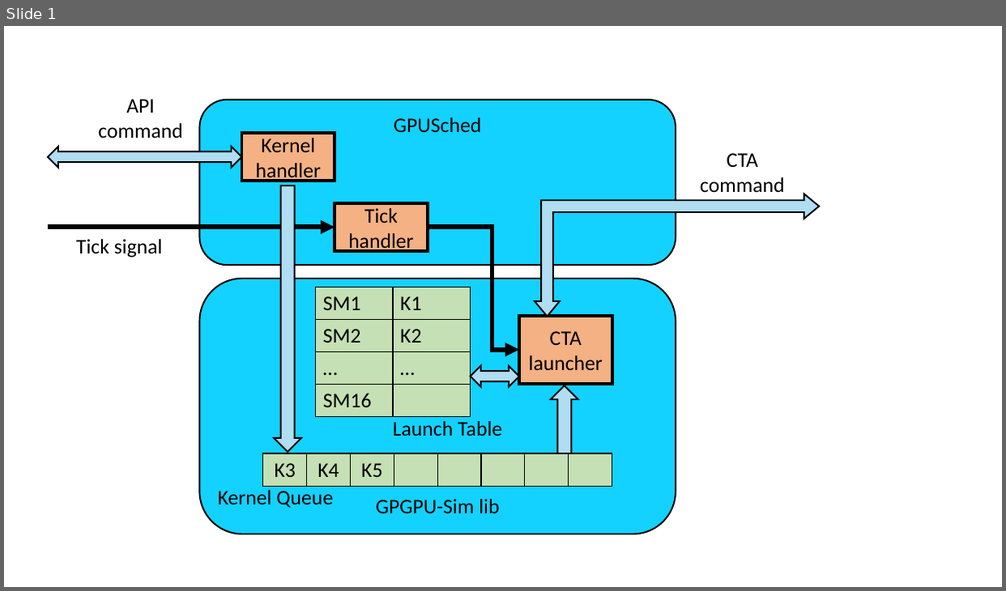
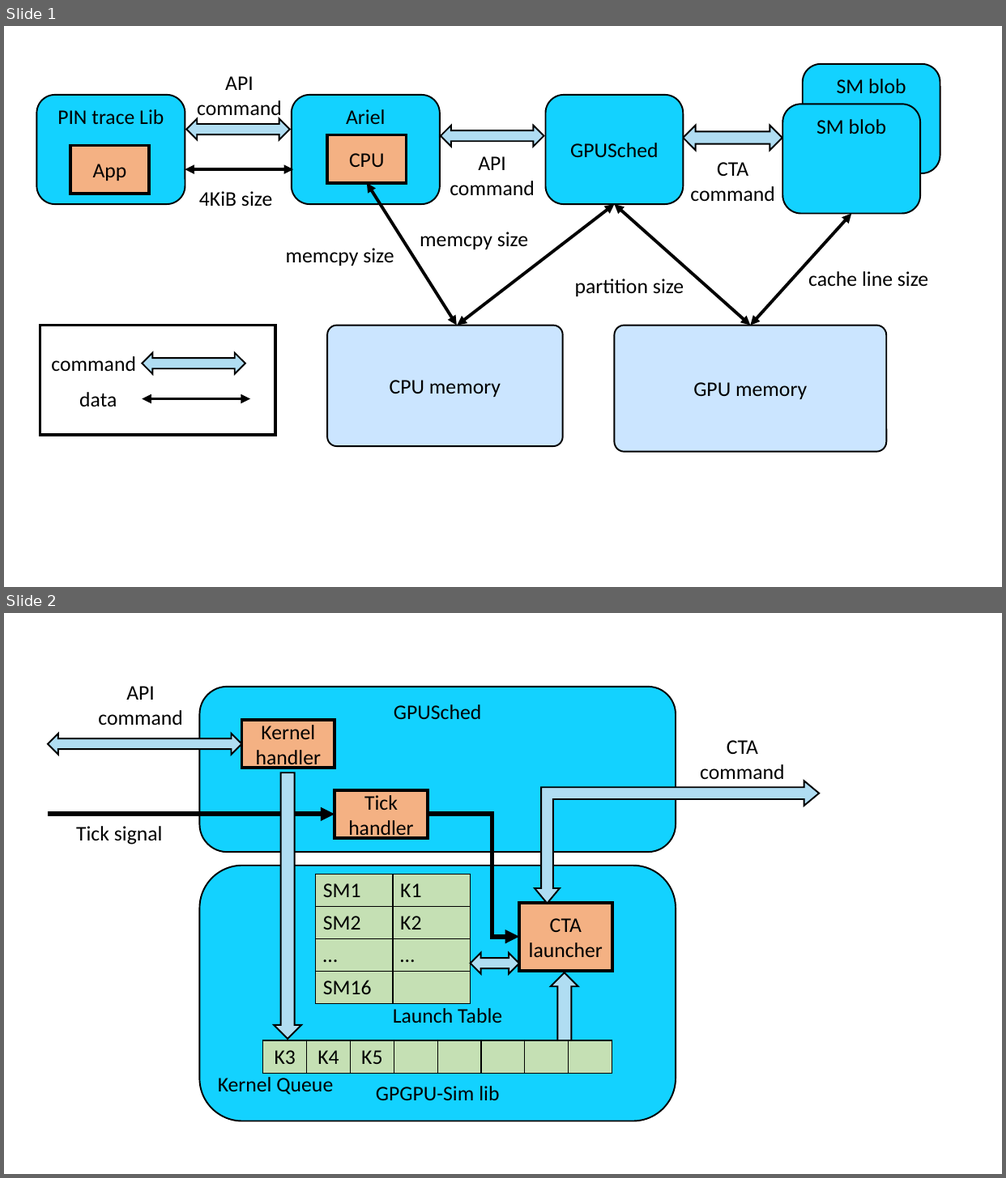
Before and after one commit to yechen3/sandia-tr, a slide deck: figures/scheduler.pptx. Shown one above the other, each under a label of ours: slide 1 before the commit, slides 1 and 2 after it. The pictures are 1006x591 and 1006x1178 pixels, drawn with LibreOffice and Linux fonts; fonts in the diff are those of the drawing. Boxes give left, top, right and bottom in pixels: in the first picture for what was removed or moved away, otherwise in the second. Text is boxed around its words. In the diff, an @@ line names an element or a change of style, - is before the commit and + after.

```diff
--- a/figures/scheduler.pptx
+++ b/figures/scheduler.pptx
@@ slide 1 added at (4,26,1002,587), background #FFFFFF @@
@@ rounded rectangle added at (803,64,940,173), fill #13D2FF, outline #000000 1.5 pt, 20 pt, text #000000 @@
+SM blob
@@ rounded rectangle added at (37,95,185,204), fill #13D2FF, outline #000000 1.5 pt, 20 pt, text #000000 @@
+PIN trace Lib
@@ text added at (197,76,282,120), 20 pt, text #000000 @@
+API command
@@ rounded rectangle added at (292,95,440,204), fill #13D2FF, outline #000000 1.5 pt, 20 pt, text #000000 @@
+Ariel
@@ rounded rectangle added at (545,95,683,204), fill #13D2FF, outline #000000 1.5 pt, 20 pt, text #000000 @@
+GPUSched
@@ left right arrow added at (187,119,290,139), fill #B0DDF2, outline #000000 1.5 pt @@
@@ rounded rectangle added at (782,104,920,213), fill #13D2FF, outline #000000 1.5 pt, 20 pt, text #000000 @@
+SM blob
@@ rectangle added at (70,146,149,194), fill #F4B183, outline #000000 3 pt, 20 pt, text #000000 @@
+App
@@ rectangle added at (327,135,406,183), fill #F4B183, outline #000000 3 pt, 20 pt, text #000000 @@
+CPU
@@ left right arrow added at (441,126,543,147), fill #B0DDF2, outline #000000 1.5 pt @@
@@ left right arrow added at (683,126,782,150), fill #B0DDF2, outline #000000 1.5 pt @@
@@ double arrow added from (185, 169) to (294, 169), #000000 3 pt @@
@@ text added at (450,156,535,195), 20 pt, text #000000 @@
+API command
@@ text added at (690,162,775,201), 20 pt, text #000000 @@
+CTA command
@@ text added at (199,191,272,207), 20 pt, text #000000 @@
+4KiB size
@@ double arrow added from (367, 183) to (457, 326), #000000 3 pt @@
@@ double arrow added from (614, 204) to (457, 326), #000000 3 pt @@
@@ double arrow added from (614, 204) to (750, 326), #000000 3 pt @@
@@ double arrow added from (851, 214) to (750, 326), #000000 3 pt @@
@@ text added at (420,232,528,250), 20 pt, text #000000 @@
+memcpy size
@@ text added at (286,248,394,266), 20 pt, text #000000 @@
+memcpy size
@@ text added at (575,279,684,297), 20 pt, text #000000 @@
+partition size
@@ text added at (808,271,928,287), 20 pt, text #000000 @@
+cache line size
@@ rectangle added at (40,326,275,435), outline #000000 3 pt @@
@@ rounded rectangle added at (327,326,562,446), fill #CBE5FF, outline #000000 1.5 pt, 20 pt, text #000000 @@
+CPU memory
@@ rounded rectangle added at (614,326,887,452), fill #CBE5FF, outline #000000 1.5 pt, 20 pt, text #000000 @@
+GPU memory
@@ text added at (51,356,136,371), 20 pt, text #000000 @@
+command
@@ left right arrow added at (142,353,245,374), fill #B0DDF2, outline #000000 1.5 pt @@
@@ text added at (79,392,117,408), 20 pt, text #000000 @@
+data
@@ double arrow added from (142, 399) to (250, 399), #000000 3 pt @@
@@ what was slide 1 is now slide 2 @@
```
Also in this commit, not shown: 4 other files.
